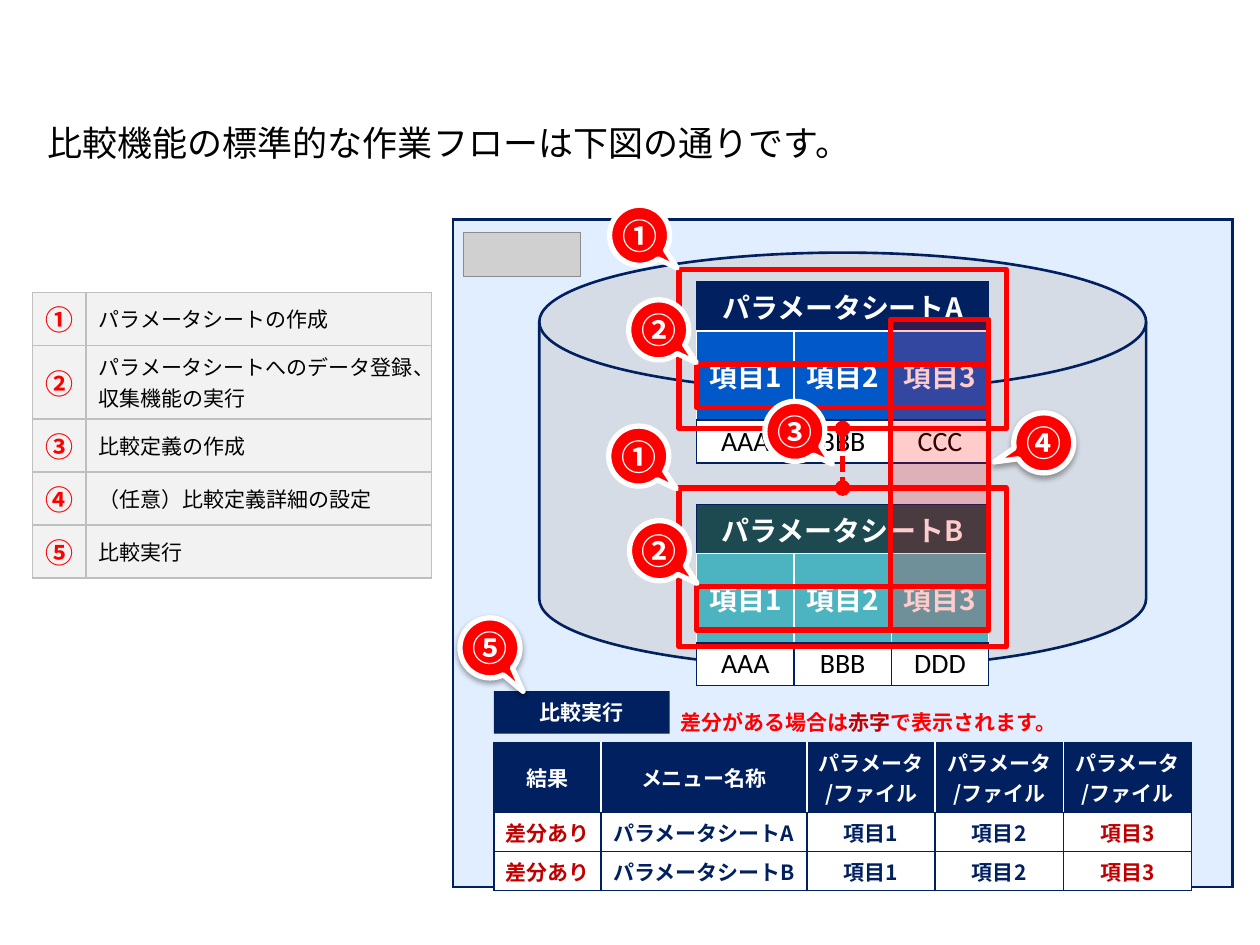
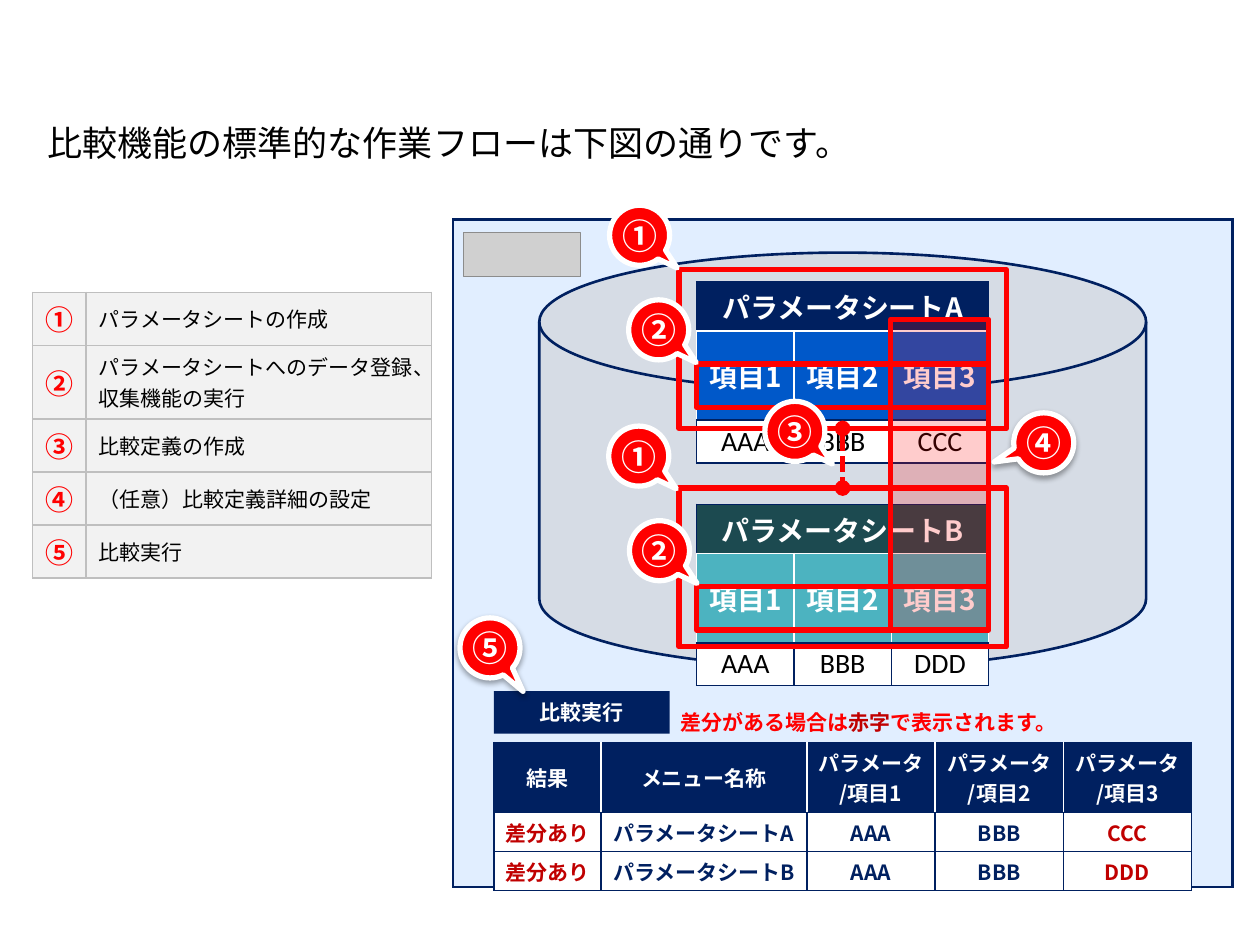
Before and after one commit to exastro-suite/it-automation-docs, a slide deck: slide 17 of asset/Learn_ja/ITA-collect-compare_classroom_lecture_ja.pptx. Drawn at 1260x945 pixels with LibreOffice and Linux fonts; fonts in the diff are those of the drawing; grey boxes stand for pictures; background and template pictures are left out. Boxes give left, top, right and bottom in pixels: in the first picture for what was removed or moved away, otherwise in the second. Text is boxed around its words. In the diff, an @@ line names an element or a change of style, - is before the commit and + after.

```diff
--- a/asset/Learn_ja/ITA-collect-compare_classroom_lecture_ja.pptx
+++ b/asset/Learn_ja/ITA-collect-compare_classroom_lecture_ja.pptx
@@ table at bbox=[494, 742, 1193, 886] @@
-row 1: 結果 | メニュー名称 | パラメータ / /ファイル | パラメータ / /ファイル | パラメータ / /ファイル
+row 1: 結果 | メニュー名称 | パラメータ / /項目1 | パラメータ / /項目2 | パラメータ / /項目3
-row 2: 差分あり | パラメータシートA | 項目1 | 項目2 | 項目3
+row 2: 差分あり | パラメータシートA | AAA | BBB | CCC
-row 3: 差分あり | パラメータシートB | 項目1 | 項目2 | 項目3
+row 3: 差分あり | パラメータシートB | AAA | BBB | DDD
```
Also in this commit, not shown: 5 other slides changed, 1 slide added, 1 other file.
